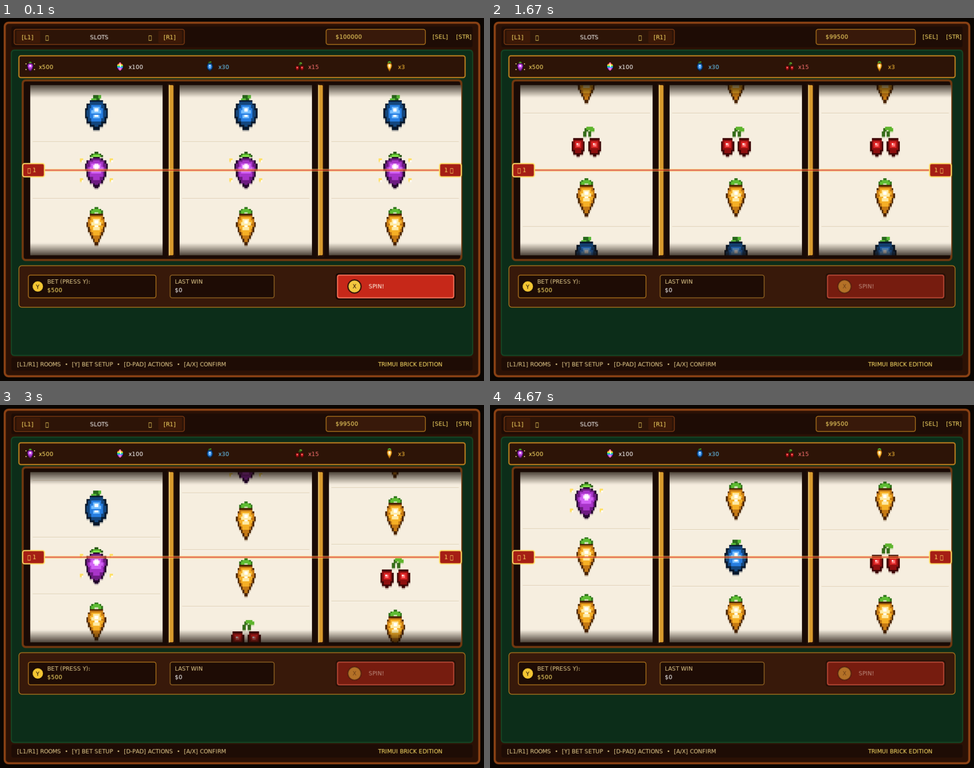
Above: before the commit, frames 1-4 (two rows, left to right).
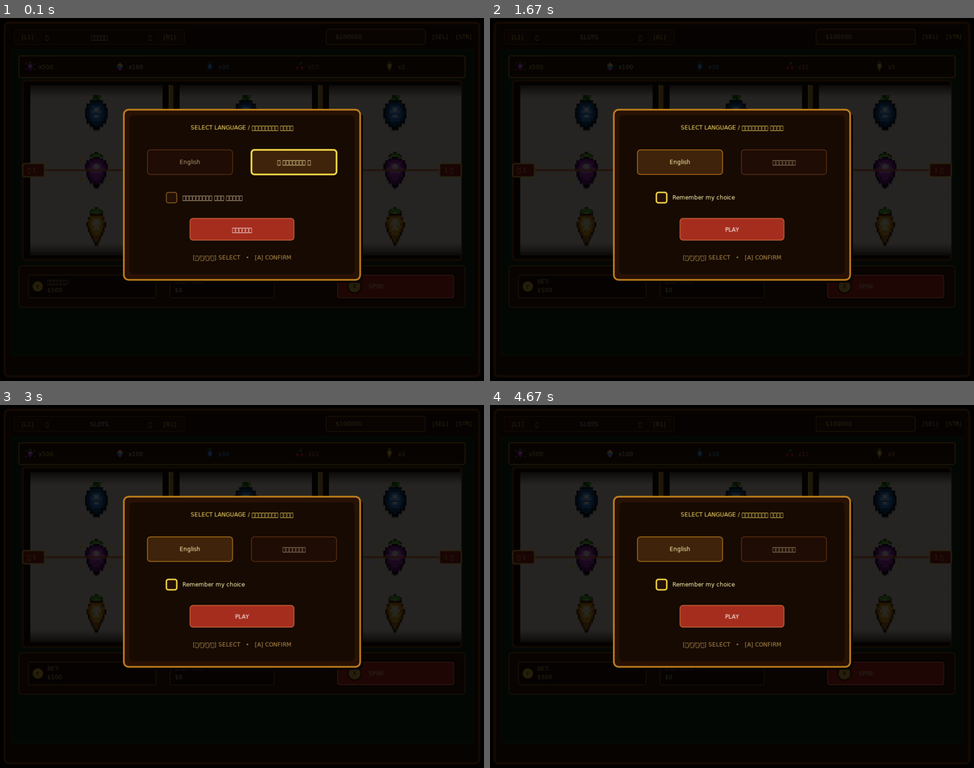
Above: after the commit, the same moments.

Repository: byMr712/SlotGame-PortMaster
Game: LÖVE game, started from casino/main.lua
The game is run twice, just before and just after one commit, with the same random seed, the same clock (stepped at 60 frames per second) and the same inputs.
Inputs:
- Up to frame 1 (0.1 s): no input
- Up to frame 2 (1.67 s): hold Right 0.33-0.8 s; hold A 0.83-1.13 s; hold Up 0.83-1.13 s; tap Enter at 1.5 s
- Up to frame 3 (3 s): tap A at 2.33 s; tap Space at 2.67 s
- Up to frame 4 (4.67 s): hold Enter 3-3.53 s; hold Left 3-3.53 s; tap A at 3.57 s; tap Enter at 3.9 s; hold A from 4.23 s (still down); hold Left from 4.23 s (still down)

The runs differ from the first frame. In frame 1, 89% of the frame differs, in the area x 0-100%, y 0-100%; in frame 2, 89%; in frame 3, 90%; in frame 4, 90%.

Commit message:
feat(roulette, i18n): free 2D grid navigation, chip modal on Y, clear on B, language selection modal at boot

Diff:
--- a/casino/main.lua
+++ b/casino/main.lua
@@ -8,6 +8,7 @@
 local audio = require("src.core.audio")
 local sprites = require("src.core.sprites")
 local betModal = require("src.core.bet_modal")
+local langModal = require("src.core.lang_modal")
 
 local activeTab = 1 -- 1: Slots (Стартуем всегда со слотов!), 2: BJ, 3: Roulette, 4: Poker
 
@@ -17,6 +18,7 @@
     slots.init()
     bj.createDeck()
     poker.initDeck()
+    langModal.init()
 end
 
 function love.update(dt)
@@ -57,7 +59,7 @@
     love.graphics.rectangle("fill", 24, 18, 976, 44, 4)
 
     -- Вкладка залов в одну ячейку: меняется по L1 / R1, без цифр
-    local roomNames = { "SLOTS", "BLACKJACK", "ROULETTE", "POKER" }
+    local roomNames = { i18n.t("tab_slots"), i18n.t("tab_bj"), i18n.t("tab_roulette"), i18n.t("tab_poker") }
     love.graphics.setColor(0.18, 0.08, 0.03)
     love.graphics.rectangle("fill", 30, 24, 360, 32, 4)
     love.graphics.setColor(0.55, 0.26, 0.08)
@@ -112,16 +114,9 @@
         poker.draw()
     end
 
-    -- 4. Нижняя строка подсказок
-    love.graphics.setColor(0.12, 0.05, 0.02)
-    love.graphics.rectangle("fill", 24, 718, 976, 28, 4)
-    love.graphics.setColor(0.9, 0.8, 0.55)
-    love.graphics.print("[L1/R1] ROOMS  •  [Y] BET SETUP  •  [D-PAD] ACTIONS  •  [A/X] CONFIRM", 36, 725)
-    love.graphics.setColor(1, 0.88, 0.4)
-    love.graphics.print("TRIMUI BRICK EDITION", 800, 725)
-
-    -- 5. Модальное окно точной настройки ставки
+    -- 4. Модальные окна (настройка ставки и выбор языка)
     betModal.draw()
+    langModal.draw()
 end
 
 local function handleGlobalInput(action)
@@ -145,6 +140,12 @@
 end
 
 function love.keypressed(key)
+    -- Если открыто окно выбора языка, ввод идет в него
+    if langModal.active then
+        langModal.keypressed(key)
+        return
+    end
+
     -- Если открыто окно ставки, весь ввод идет в него
     if betModal.active then
         betModal.keypressed(key)
--- /dev/null
+++ b/casino/src/core/lang_modal.lua
@@ -0,0 +1,260 @@
+local langModal = {}
+
+local i18n = require("src.core.i18n")
+local audio = require("src.core.audio")
+
+langModal.active = false
+langModal.selectedLang = "en"
+langModal.cursorFocus = 1 -- 1: язык (кнопки), 2: чекбокс, 3: кнопка играть
+langModal.langCol = 1     -- 1: English, 2: Русский
+langModal.remember = false
+
+local CONFIG_FILE = "casino_config.json"
+
+function langModal.init()
+    -- Проверяем сохраненные настройки
+    if love.filesystem and love.filesystem.getInfo and love.filesystem.getInfo(CONFIG_FILE) then
+        local content = love.filesystem.read(CONFIG_FILE)
+        if content then
+            local ok, data = pcall(function()
+                -- Простой парсер JSON для { "lang": "...", "remember": true/false }
+                local lang = content:match('"lang"%s*:%s*"([^"]+)"')
+                local rem = content:match('"remember"%s*:%s*(true)')
+                return { lang = lang, remember = (rem ~= nil) }
+            end)
+            if ok and data and data.remember and data.lang then
+                i18n.setLanguage(data.lang)
+                langModal.active = false
+                return
+            end
+        end
+    end
+
+    -- Если не сохранено, открываем окно выбора языка при старте
+    langModal.active = true
+    langModal.selectedLang = i18n.current or "en"
+    langModal.langCol = (langModal.selectedLang == "ru") and 2 or 1
+    langModal.cursorFocus = 1
+    langModal.remember = false
+end
+
+function langModal.saveChoice()
+    if not love.filesystem then return end
+    local json = string.format('{\n  "lang": "%s",\n  "remember": %s\n}', langModal.selectedLang, tostring(langModal.remember))
+    love.filesystem.write(CONFIG_FILE, json)
+end
+
+function langModal.confirmPlay()
+    i18n.setLanguage(langModal.selectedLang)
+    if langModal.remember then
+        langModal.saveChoice()
+    end
+    audio.play("click")
+    langModal.active = false
+end
+
+function langModal.keypressed(key)
+    if not langModal.active then return false end
+
+    if key == "up" then
+        if langModal.cursorFocus > 1 then
+            langModal.cursorFocus = langModal.cursorFocus - 1
+            audio.play("click")
+        end
+        return true
+    elseif key == "down" then
+        if langModal.cursorFocus < 3 then
+            langModal.cursorFocus = langModal.cursorFocus + 1
+            audio.play("click")
+        end
+        return true
+    elseif key == "left" or key == "right" then
+        if langModal.cursorFocus == 1 then
+            langModal.langCol = (langModal.langCol == 1) and 2 or 1
+            langModal.selectedLang = (langModal.langCol == 1) and "en" or "ru"
+            i18n.setLanguage(langModal.selectedLang)
+            audio.play("click")
+        end
+        return true
+    elseif key == "a" or key == "space" or key == "return" then
+        if langModal.cursorFocus == 1 then
+            -- Переключение фокуса на чекбокс
+            langModal.cursorFocus = 2
+            audio.play("click")
+        elseif langModal.cursorFocus == 2 then
+            langModal.remember = not langModal.remember
+            audio.play("click")
+        elseif langModal.cursorFocus == 3 then
+            langModal.confirmPlay()
+        end
+        return true
+    end
+
+    return true
+end
+
+function langModal.draw()
+    if not langModal.active then return end
+
+    -- Затемнение экрана
+    love.graphics.setColor(0, 0, 0, 0.85)
+    love.graphics.rectangle("fill", 0, 0, 1024, 768)
+
+    local mx = 262
+    local my = 194
+    local mw = 500
+    local mh = 360
+
+    -- Тень окна
+    love.graphics.setColor(0.04, 0.02, 0.01)
+    love.graphics.rectangle("fill", mx + 6, my + 6, mw, mh, 10)
+
+    -- Корпус окна (темный орех + золотая рамка)
+    love.graphics.setColor(0.16, 0.07, 0.02)
+    love.graphics.rectangle("fill", mx, my, mw, mh, 10)
+    love.graphics.setColor(0.78, 0.52, 0.12)
+    love.graphics.setLineWidth(3)
+    love.graphics.rectangle("line", mx, my, mw, mh, 10)
+    love.graphics.setLineWidth(1)
+
+    -- Внутреннее поле
+    love.graphics.setColor(0.09, 0.04, 0.01)
+    love.graphics.rectangle("fill", mx + 12, my + 12, mw - 24, mh - 24, 8)
+
+    -- Заголовок
+    love.graphics.setColor(1, 0.88, 0.4)
+    local title = "SELECT LANGUAGE / ВЫБЕРИТЕ ЯЗЫК"
+    local font = love.graphics.getFont()
+    local tw = font and font:getWidth(title) or (#title * 8)
+    love.graphics.print(title, mx + mw / 2 - tw / 2, my + 30)
+
+    -- Ряд 1: Кнопки выбора языка друг напротив друга
+    local btnW = 180
+    local btnH = 52
+    local gap = 40
+    local startBtnX = mx + (mw - (btnW * 2 + gap)) / 2
+    local btnY = my + 85
+
+    -- Кнопка English
+    local isEnSel = (langModal.selectedLang == "en")
+    local isEnFocus = (langModal.cursorFocus == 1 and langModal.langCol == 1)
+    if isEnSel then
+        love.graphics.setColor(0.25, 0.14, 0.04)
+    else
+        love.graphics.setColor(0.12, 0.05, 0.02)
+    end
+    love.graphics.rectangle("fill", startBtnX, btnY, btnW, btnH, 6)
+
+    if isEnFocus then
+        love.graphics.setColor(1, 0.9, 0.3)
+        love.graphics.setLineWidth(3)
+        love.graphics.rectangle("line", startBtnX, btnY, btnW, btnH, 6)
+        love.graphics.setLineWidth(1)
+    elseif isEnSel then
+        love.graphics.setColor(0.78, 0.52, 0.12)
+        love.graphics.rectangle("line", startBtnX, btnY, btnW, btnH, 6)
+    else
+        love.graphics.setColor(0.4, 0.2, 0.08)
+        love.graphics.rectangle("line", startBtnX, btnY, btnW, btnH, 6)
+    end
+
+    love.graphics.setColor(isEnSel and {1, 0.95, 0.7} or {0.7, 0.6, 0.45})
+    local enText = isEnFocus and "► English ◄" or "English"
+    local etw = font and font:getWidth(enText) or (#enText * 8)
+    love.graphics.print(enText, startBtnX + btnW / 2 - etw / 2, btnY + 18)
+
+    -- Кнопка Русский
+    local ruX = startBtnX + btnW + gap
+    local isRuSel = (langModal.selectedLang == "ru")
+    local isRuFocus = (langModal.cursorFocus == 1 and langModal.langCol == 2)
+    if isRuSel then
+        love.graphics.setColor(0.25, 0.14, 0.04)
+    else
+        love.graphics.setColor(0.12, 0.05, 0.02)
+    end
+    love.graphics.rectangle("fill", ruX, btnY, btnW, btnH, 6)
+
+    if isRuFocus then
+        love.graphics.setColor(1, 0.9, 0.3)
+        love.graphics.setLineWidth(3)
+        love.graphics.rectangle("line", ruX, btnY, btnW, btnH, 6)
+        love.graphics.setLineWidth(1)
+    elseif isRuSel then
+        love.graphics.setColor(0.78, 0.52, 0.12)
+        love.graphics.rectangle("line", ruX, btnY, btnW, btnH, 6)
+    else
+        love.graphics.setColor(0.4, 0.2, 0.08)
+        love.graphics.rectangle("line", ruX, btnY, btnW, btnH, 6)
+    end
+
+    love.graphics.setColor(isRuSel and {1, 0.95, 0.7} or {0.7, 0.6, 0.45})
+    local ruText = isRuFocus and "► Русский ◄" or "Русский"
+    local rtw = font and font:getWidth(ruText) or (#ruText * 8)
+    love.graphics.print(ruText, ruX + btnW / 2 - rtw / 2, btnY + 18)
+
+    -- Ряд 2: Чекбокс "Запомнить мой выбор" на выбранном языке
+    local cbY = my + 175
+    local isCbFocus = (langModal.cursorFocus == 2)
+    local cbBoxSize = 22
+    local cbBoxX = mx + 90
+
+    -- Квадрат чекбокса
+    love.graphics.setColor(0.14, 0.06, 0.02)
+    love.graphics.rectangle("fill", cbBoxX, cbY, cbBoxSize, cbBoxSize, 4)
+    if isCbFocus then
+        love.graphics.setColor(1, 0.88, 0.3)
+        love.graphics.setLineWidth(2.5)
+        love.graphics.rectangle("line", cbBoxX, cbY, cbBoxSize, cbBoxSize, 4)
+        love.graphics.setLineWidth(1)
+    else
+        love.graphics.setColor(0.65, 0.45, 0.15)
+        love.graphics.rectangle("line", cbBoxX, cbY, cbBoxSize, cbBoxSize, 4)
+    end
+
+    -- Галочка
+    if langModal.remember then
+        love.graphics.setColor(0.2, 0.95, 0.4)
+        love.graphics.setLineWidth(2.5)
+        love.graphics.line(cbBoxX + 4, cbY + 11, cbBoxX + 9, cbY + 17, cbBoxX + 18, cbY + 5)
+        love.graphics.setLineWidth(1)
+    end
+
+    -- Текст чекбокса на текущем языке
+    local remText = (langModal.selectedLang == "ru") and "Запомнить мой выбор" or "Remember my choice"
+    love.graphics.setColor(isCbFocus and {1, 0.95, 0.7} or {0.85, 0.75, 0.6})
+    love.graphics.print(remText, cbBoxX + 34, cbY + 3)
+
+    -- Ряд 3: Кнопка "Играть" / "Play"
+    local playW = 220
+    local playH = 46
+    local playX = mx + (mw - playW) / 2
+    local playY = my + 230
+    local isPlayFocus = (langModal.cursorFocus == 3)
+
+    -- Корпус кнопки Play (салунный рубин / орех)
+    love.graphics.setColor(0.65, 0.18, 0.12)
+    love.graphics.rectangle("fill", playX, playY, playW, playH, 6)
+    if isPlayFocus then
+        love.graphics.setColor(1, 0.88, 0.3)
+        love.graphics.setLineWidth(3)
+        love.graphics.rectangle("line", playX, playY, playW, playH, 6)
+        love.graphics.setLineWidth(1)
+    else
+        love.graphics.setColor(0.85, 0.45, 0.25)
+        love.graphics.rectangle("line", playX, playY, playW, playH, 6)
+    end
+
+    love.graphics.setColor(1, 1, 1)
+    local playLabel = (langModal.selectedLang == "ru") and "ИГРАТЬ" or "PLAY"
+    if isPlayFocus then playLabel = "► " .. playLabel .. " ◄" end
+    local ptw = font and font:getWidth(playLabel) or (#playLabel * 8)
+    love.graphics.print(playLabel, playX + playW / 2 - ptw / 2, playY + 16)
+
+    -- Подсказка управления
+    love.graphics.setColor(0.7, 0.55, 0.3)
+    local hint = "[◄/▲/▼/►] SELECT   •   [A] CONFIRM"
+    local htw = font and font:getWidth(hint) or (#hint * 7)
+    love.graphics.print(hint, mx + mw / 2 - htw / 2, my + 305)
+end
+
+return langModal
--- a/casino/src/games/blackjack.lua
+++ b/casino/src/games/blackjack.lua
@@ -290,7 +290,7 @@
     love.graphics.print("Y", 72, 583)
 
     love.graphics.setColor(0.9, 0.8, 0.55)
-    love.graphics.print("BET (PRESS Y):", 96, 574)
+    love.graphics.print(i18n.t("bet") .. ":", 96, 574)
     love.graphics.setColor(1, 0.88, 0.4)
     love.graphics.print(economy.format(bj.bet), 96, 590)
 
--- a/casino/src/games/poker.lua
+++ b/casino/src/games/poker.lua
@@ -223,7 +223,7 @@
     love.graphics.print("Y", 72, 583)
 
     love.graphics.setColor(0.9, 0.8, 0.55)
-    love.graphics.print("BET (PRESS Y):", 96, 574)
+    love.graphics.print(i18n.t("bet") .. ":", 96, 574)
     love.graphics.setColor(1, 0.88, 0.4)
     love.graphics.print(economy.format(poker.bet), 96, 590)
 
--- a/casino/src/games/roulette.lua
+++ b/casino/src/games/roulette.lua
@@ -3,6 +3,7 @@
 local economy = require("src.core.economy")
 local i18n = require("src.core.i18n")
 local audio = require("src.core.audio")
+local betModal = require("src.core.bet_modal")
 
 roulette.wheel = { 0, 32, 15, 19, 4, 21, 2, 25, 17, 34, 6, 27, 13, 36, 11, 30, 8, 23, 10, 5, 24, 16, 33, 1, 20, 14, 31, 9, 22, 18, 29, 7, 28, 12, 35, 3, 26 }
 roulette.redNumbers = { 1, 3, 5, 7, 9, 12, 14, 16, 18, 19, 21, 23, 25, 27, 30, 32, 34, 36 }
@@ -17,21 +18,39 @@
 roulette.ballAngle = 0
 roulette.ballRadius = 110
 roulette.history = { 32, 15 }
-roulette.statusText = "D-PAD SELECT • [A] BET • [X] SPIN"
+roulette.statusText = "[D-PAD] MOVE • [A] BET • [B] CLEAR • [X] SPIN"
 roulette.zoom = 0
 roulette.targetZoom = 0
 roulette.holdTimer = 0
 
-local grid = {
-    { "0" },
-    { "3", "6", "9", "12", "15", "18", "21", "24", "27", "30", "33", "36" },
-    { "2", "5", "8", "11", "14", "17", "20", "23", "26", "29", "32", "35" },
-    { "1", "4", "7", "10", "13", "16", "19", "22", "25", "28", "31", "34" },
-    { "doz-1", "doz-2", "doz-3" },
-    { "low", "even", "red", "black", "odd", "high" }
-}
-roulette.cursorRow = 2
-roulette.cursorCol = 1
+-- Свободная 2D навигация: строки 0..5, столбцы 0..12
+roulette.curRow = 2
+roulette.curCol = 1
+
+function roulette.getCurrentKey()
+    if roulette.curRow == 0 or roulette.curCol == 0 then
+        return "0"
+    elseif roulette.curRow >= 1 and roulette.curRow <= 3 then
+        local rowNums = {
+            { "3", "6", "9", "12", "15", "18", "21", "24", "27", "30", "33", "36" },
+            { "2", "5", "8", "11", "14", "17", "20", "23", "26", "29", "32", "35" },
+            { "1", "4", "7", "10", "13", "16", "19", "22", "25", "28", "31", "34" }
+        }
+        return rowNums[roulette.curRow][roulette.curCol]
+    elseif roulette.curRow == 4 then
+        if roulette.curCol <= 4 then return "doz-1"
+        elseif roulette.curCol <= 8 then return "doz-2"
+        else return "doz-3" end
+    elseif roulette.curRow == 5 then
+        if roulette.curCol <= 2 then return "low"
+        elseif roulette.curCol <= 4 then return "even"
+        elseif roulette.curCol <= 6 then return "red"
+        elseif roulette.curCol <= 8 then return "black"
+        elseif roulette.curCol <= 10 then return "odd"
+        else return "high" end
+    end
+    return "0"
+end
 
 local function isRed(num)
     for _, r in ipairs(roulette.redNumbers) do
@@ -58,8 +77,8 @@
 end
 
 function roulette.placeBet()
-    local row = grid[roulette.cursorRow]
-    local key = row[math.min(roulette.cursorCol, #row)]
+    if roulette.isSpinning then return end
+    local key = roulette.getCurrentKey()
     local amt = roulette.selectedChip
 
     -- Запрет противоположных ставок
@@ -90,9 +109,20 @@
     end
 end
 
+function roulette.clearBets()
+    if roulette.isSpinning then return end
+    local total = roulette.getTotalBet()
+    if total > 0 then
+        economy.add(total)
+        roulette.bets = {}
+        audio.play("click")
+        roulette.statusText = "ALL BETS CLEARED"
+    end
+end
+
 function roulette.removeBet()
-    local row = grid[roulette.cursorRow]
-    local key = row[math.min(roulette.cursorCol, #row)]
+    if roulette.isSpinning then return end
+    local key = roulette.getCurrentKey()
     if roulette.bets[key] then
         economy.add(roulette.bets[key])
         roulette.bets[key] = nil
@@ -321,13 +351,14 @@
     local cellW, cellH = 48, 56
     local totalW = cellW * 12 + 22
 
-    -- 1. Сектор 0 ZERO (35:1)
+    -- 1. Сектор 0 ZERO (x36)
     love.graphics.setColor(0.1, 0.45, 0.15, alpha)
     love.graphics.rectangle("fill", tx, ty, totalW, 36, 4)
     love.graphics.setColor(1, 1, 1, alpha)
-    love.graphics.print("0 ZERO (35:1)", tx + 240, ty + 10)
-
-    if roulette.cursorRow == 1 then
+    love.graphics.print("0 ZERO (x36)", tx + 240, ty + 10)
+
+    local curKey = roulette.getCurrentKey()
+    if curKey == "0" then
         love.graphics.setColor(1, 0.88, 0.2, alpha)
         love.graphics.setLineWidth(3)
         love.graphics.rectangle("line", tx - 2, ty - 2, totalW + 4, 40, 4)
@@ -359,7 +390,7 @@
             love.graphics.setColor(1, 1, 1, alpha)
             love.graphics.print(tostring(num), x + 16, y + 20)
 
-            if roulette.cursorRow == rowIdx + 1 and roulette.cursorCol == colIdx then
+            if roulette.curRow == rowIdx and roulette.curCol == colIdx and roulette.curCol > 0 then
                 love.graphics.setColor(1, 0.88, 0.2, alpha)
                 love.graphics.setLineWidth(3)
                 love.graphics.rectangle("line", x - 2, y - 2, cellW + 4, cellH + 4, 4)
@@ -373,14 +404,14 @@
         end
     end
 
-    -- 3. Дюжины: 1ST 12, 2ND 12, 3RD 12 (2:1)
+    -- 3. Дюжины: 1-12, 13-24, 25-36 (x3)
     local dozY = ty + 40 + 3 * (cellH + 2) + 2
     local dozW = (totalW - 4) / 3
     local dozH = 34
     local dozDefs = {
-        { key = "doz-1", label = "1ST 12 (2:1)" },
-        { key = "doz-2", label = "2ND 12 (2:1)" },
-        { key = "doz-3", label = "3RD 12 (2:1)" }
+        { key = "doz-1", label = "1-12 (x3)" },
+        { key = "doz-2", label = "13-24 (x3)" },
+        { key = "doz-3", label = "25-36 (x3)" }
     }
     for colIdx, doz in ipairs(dozDefs) do
         local x = tx + (colIdx - 1) * (dozW + 2)
@@ -388,9 +419,9 @@
         love.graphics.rectangle("fill", x, dozY, dozW, dozH, 3)
 
         love.graphics.setColor(1, 1, 1, alpha)
-        love.graphics.print(doz.label, x + dozW / 2 - 38, dozY + 10)
-
-        if roulette.cursorRow == 5 and roulette.cursorCol == colIdx then
+        love.graphics.print(doz.label, x + dozW / 2 - 34, dozY + 10)
+
+        if roulette.curRow == 4 and ((colIdx == 1 and roulette.curCol <= 4) or (colIdx == 2 and roulette.curCol >= 5 and roulette.curCol <= 8) or (colIdx == 3 and roulette.curCol >= 9)) then
             love.graphics.setColor(1, 0.88, 0.2, alpha)
             love.graphics.setLineWidth(3)
             love.graphics.rectangle("line", x - 2, dozY - 2, dozW + 4, dozH + 4, 4)
@@ -403,17 +434,17 @@
         end
     end
 
-    -- 4. Внешние ставки: 1-18, EVEN, RED, BLACK, ODD, 19-36 (1:1)
+    -- 4. Внешние ставки: 1-18, EVEN, RED, BLACK, ODD, 19-36 (x2)
     local outY = dozY + dozH + 4
     local outW = (totalW - 10) / 6
     local outH = 34
     local outDefs = {
-        { key = "low",   label = "1-18",  bg = { 0.09, 0.29, 0.16 } },
-        { key = "even",  label = "EVEN",  bg = { 0.09, 0.29, 0.16 } },
-        { key = "red",   label = "RED",   bg = { 0.70, 0.15, 0.10 } },
-        { key = "black", label = "BLACK", bg = { 0.12, 0.05, 0.02 } },
-        { key = "odd",   label = "ODD",   bg = { 0.09, 0.29, 0.16 } },
-        { key = "high",  label = "19-36", bg = { 0.09, 0.29, 0.16 } }
+        { key = "low",   label = "1-18 (x2)",  bg = { 0.09, 0.29, 0.16 } },
+        { key = "even",  label = "EVEN (x2)",  bg = { 0.09, 0.29, 0.16 } },
+        { key = "red",   label = "RED (x2)",   bg = { 0.70, 0.15, 0.10 } },
+        { key = "black", label = "BLACK (x2)", bg = { 0.12, 0.05, 0.02 } },
+        { key = "odd",   label = "ODD (x2)",   bg = { 0.09, 0.29, 0.16 } },
+        { key = "high",  label = "19-36 (x2)", bg = { 0.09, 0.29, 0.16 } }
     }
     for colIdx, ob in ipairs(outDefs) do
         local x = tx + (colIdx - 1) * (outW + 2)
@@ -423,7 +454,15 @@
         love.graphics.setColor(1, 1, 1, alpha)
         love.graphics.print(ob.label, x + outW / 2 - (#ob.label * 4), outY + 10)
 
-        if roulette.cursorRow == 6 and roulette.cursorCol == colIdx then
+        local isOutFocus = (roulette.curRow == 5 and (
+            (colIdx == 1 and roulette.curCol <= 2) or
+            (colIdx == 2 and roulette.curCol >= 3 and roulette.curCol <= 4) or
+            (colIdx == 3 and roulette.curCol >= 5 and roulette.curCol <= 6) or
+            (colIdx == 4 and roulette.curCol >= 7 and roulette.curCol <= 8) or
+            (colIdx == 5 and roulette.curCol >= 9 and roulette.curCol <= 10) or
+            (colIdx == 6 and roulette.curCol >= 11)
+        ))
+        if isOutFocus then
             love.graphics.setColor(1, 0.88, 0.2, alpha)
             love.graphics.setLineWidth(3)
             love.graphics.rectangle("line", x - 2, outY - 2, outW + 4, outH + 4, 4)
@@ -441,22 +480,28 @@
 
     -- Панель фишки и общей ставки
     love.graphics.setColor(0.12, 0.05, 0.02, alpha)
-    love.graphics.rectangle("fill", 50, 566, 390, 48, 4)
-    love.graphics.setColor(0.65, 0.45, 0.15, alpha)
-    love.graphics.rectangle("line", 50, 566, 390, 48, 4)
+    love.graphics.rectangle("fill", 50, 566, 360, 48, 4)
+    love.graphics.setColor(0.78, 0.52, 0.12, alpha)
+    love.graphics.rectangle("line", 50, 566, 360, 48, 4)
+
+    -- Желтый значок [Y]
+    love.graphics.setColor(0.96, 0.78, 0.2, alpha)
+    love.graphics.circle("fill", 72, 590, 12)
+    love.graphics.setColor(0.08, 0.03, 0.01, alpha)
+    love.graphics.setLineWidth(1.5)
+    love.graphics.circle("line", 72, 590, 12)
+    love.graphics.setLineWidth(1)
+    love.graphics.print("Y", 68, 583)
 
     love.graphics.setColor(0.9, 0.8, 0.55, alpha)
-    love.graphics.print("CHIP [Y]:", 60, 572)
+    love.graphics.print("CHIP:", 92, 574)
     love.graphics.setColor(1, 0.88, 0.4, alpha)
-    love.graphics.print(economy.format(roulette.selectedChip), 135, 572)
+    love.graphics.print(economy.format(roulette.selectedChip), 92, 590)
 
     love.graphics.setColor(0.9, 0.8, 0.55, alpha)
-    love.graphics.print("TOTAL:", 235, 572)
+    love.graphics.print("TOTAL:", 220, 574)
     love.graphics.setColor(1, 0.88, 0.4, alpha)
-    love.graphics.print(economy.format(roulette.getTotalBet()), 295, 572)
-
-    love.graphics.setColor(0.75, 0.7, 0.55, alpha)
-    love.graphics.print("[D-PAD] MOVE CURSOR  •  [A] PLACE  •  [B] UNDO", 60, 592)
+    love.graphics.print(economy.format(roulette.getTotalBet()), 220, 590)
 
     local function drawGameBtn(bx, by, bw, bh, bCol, keyCol, keyChar, label)
         love.graphics.setColor(0.08, 0.03, 0.01, alpha)
@@ -480,10 +525,10 @@
         love.graphics.print(label, bx + 36, cy - 7)
     end
 
-    drawGameBtn(460, 570, 115, 40, {0.68, 0.32, 0.1}, {0.2, 0.78, 0.35}, "A", "BET")
-    drawGameBtn(585, 570, 120, 40, {0.75, 0.16, 0.1}, {0.95, 0.32, 0.3}, "B", "UNDO")
-    drawGameBtn(715, 570, 120, 40, {0.68, 0.32, 0.1}, {0.96, 0.78, 0.2}, "Y", "CHIP")
-    drawGameBtn(845, 570, 125, 40, {0.75, 0.16, 0.1}, {0.32, 0.62, 0.96}, "X", "SPIN")
+    drawGameBtn(430, 570, 120, 40, {0.68, 0.32, 0.1}, {0.2, 0.78, 0.35}, "A", "BET")
+    drawGameBtn(565, 570, 130, 40, {0.75, 0.16, 0.1}, {0.95, 0.32, 0.3}, "B", "CLEAR")
+    drawGameBtn(710, 570, 130, 40, {0.68, 0.32, 0.1}, {0.96, 0.78, 0.2}, "Y", "SET BET")
+    drawGameBtn(855, 570, 120, 40, {0.75, 0.16, 0.1}, {0.32, 0.62, 0.96}, "X", "SPIN!")
 end
 
 function roulette.draw()
@@ -584,29 +629,28 @@
 end
 
 function roulette.keypressed(key)
+    if roulette.isSpinning then return end
+
     if key == "up" then
-        roulette.cursorRow = math.max(1, roulette.cursorRow - 1)
-        roulette.cursorCol = math.min(roulette.cursorCol, #grid[roulette.cursorRow])
+        roulette.curRow = math.max(0, roulette.curRow - 1)
         audio.play("click")
     elseif key == "down" then
-        roulette.cursorRow = math.min(#grid, roulette.cursorRow + 1)
-        roulette.cursorCol = math.min(roulette.cursorCol, #grid[roulette.cursorRow])
+        roulette.curRow = math.min(5, roulette.curRow + 1)
         audio.play("click")
     elseif key == "left" then
-        roulette.cursorCol = math.max(1, roulette.cursorCol - 1)
+        roulette.curCol = math.max(0, roulette.curCol - 1)
         audio.play("click")
     elseif key == "right" then
-        local maxCols = #grid[roulette.cursorRow]
-        roulette.cursorCol = math.min(maxCols, roulette.cursorCol + 1)
+        roulette.curCol = math.min(12, roulette.curCol + 1)
         audio.play("click")
     elseif key == "a" then
         roulette.placeBet()
     elseif key == "b" then
-        roulette.removeBet()
+        roulette.clearBets()
     elseif key == "y" then
-        roulette.chipIdx = (roulette.chipIdx % #roulette.chips) + 1
-        roulette.selectedChip = roulette.chips[roulette.chipIdx]
-        audio.play("coin")
+        betModal.open(roulette.selectedChip, 100, economy.getBalance(), function(newChip)
+            roulette.selectedChip = newChip
+        end)
     elseif key == "x" or key == "space" or key == "return" then
         roulette.spin()
     end
--- a/casino/src/games/slots.lua
+++ b/casino/src/games/slots.lua
@@ -314,7 +314,7 @@
     love.graphics.print("Y", 76, 561)
 
     love.graphics.setColor(0.9, 0.8, 0.55)
-    love.graphics.print("BET (PRESS Y):", 100, 550)
+    love.graphics.print(i18n.t("bet") .. ":", 100, 550)
     love.graphics.setColor(1, 0.88, 0.4)
     love.graphics.print(economy.format(slots.bet), 100, 568)
 
